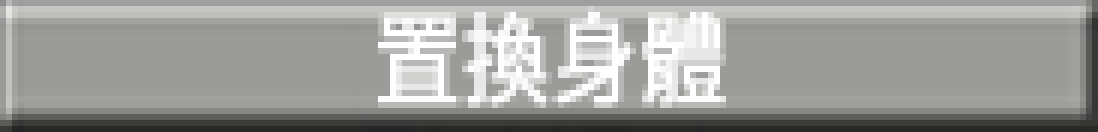
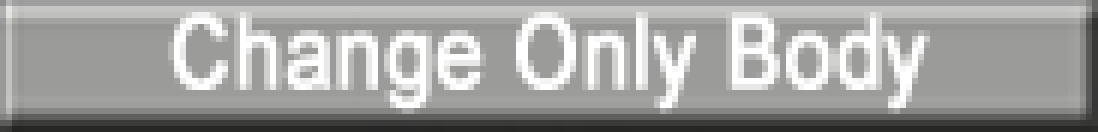
Layer changes from the first 1098 × 132 image to the second:
added layer "Change Only Body" above "置換身體" over left=168, top=12, right=930, bottom=114
hid "置換身體" over left=378, top=6, right=726, bottom=108
